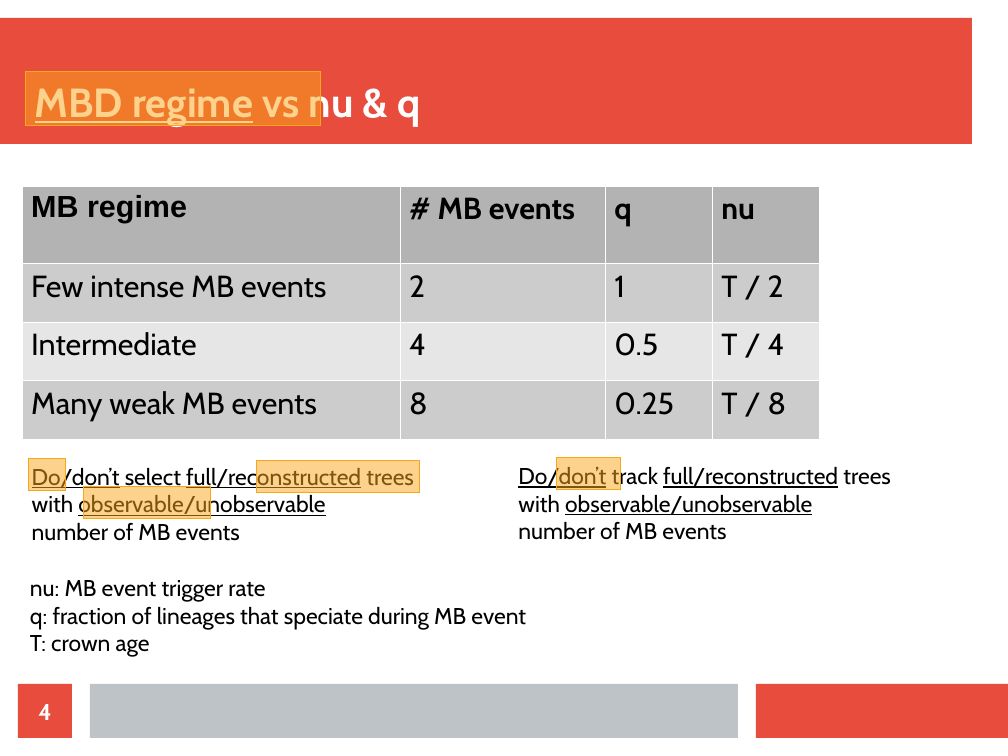
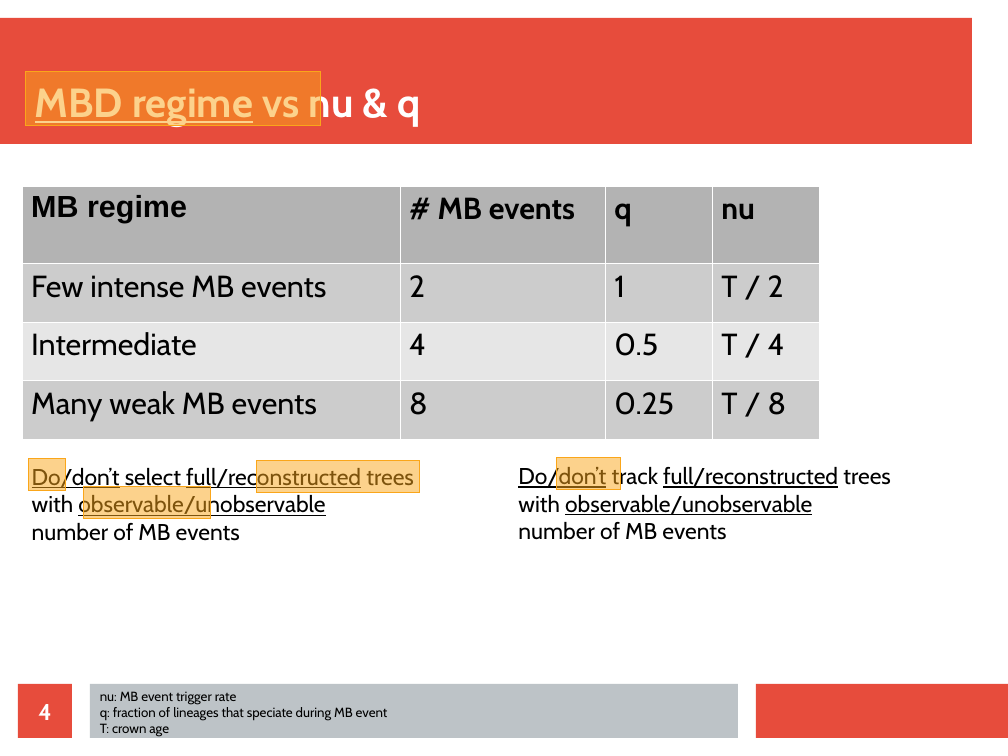
Before and after one commit to richelbilderbeek/razzo, a slide deck: slide 4 of doc/choices.odp. Drawn at 1008x756 pixels with LibreOffice and Linux fonts; fonts in the diff are those of the drawing. Boxes give left, top, right and bottom in pixels: in the first picture for what was removed or moved away, otherwise in the second. Text is boxed around its words. In the diff, an @@ line names an element or a change of style, - is before the commit and + after.

```diff
--- a/doc/choices.odp
+++ b/doc/choices.odp
@@ text "nu: MB event trigger rate": place and size @@
-text "nu: MB event trigger rate" at box(30, 580, 526, 657)
+text "nu: MB event trigger rate" at box(100, 691, 388, 737)
@@ text "nu: MB event trigger rate" at box(100, 691, 388, 737): size 18 to 10.5 pt @@
```
Also in this commit, not shown: 4 other slides changed, 1 other file.
